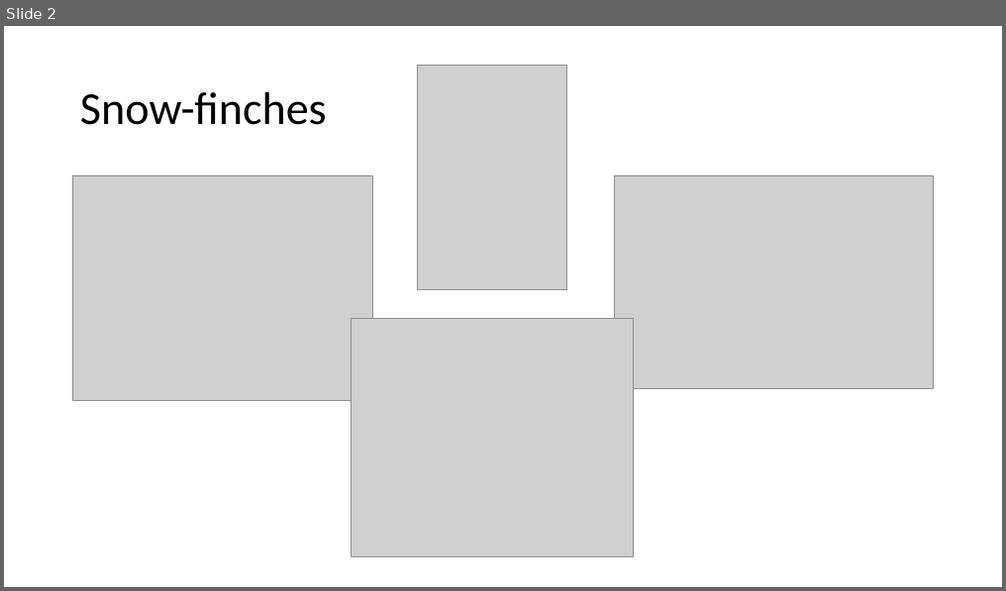
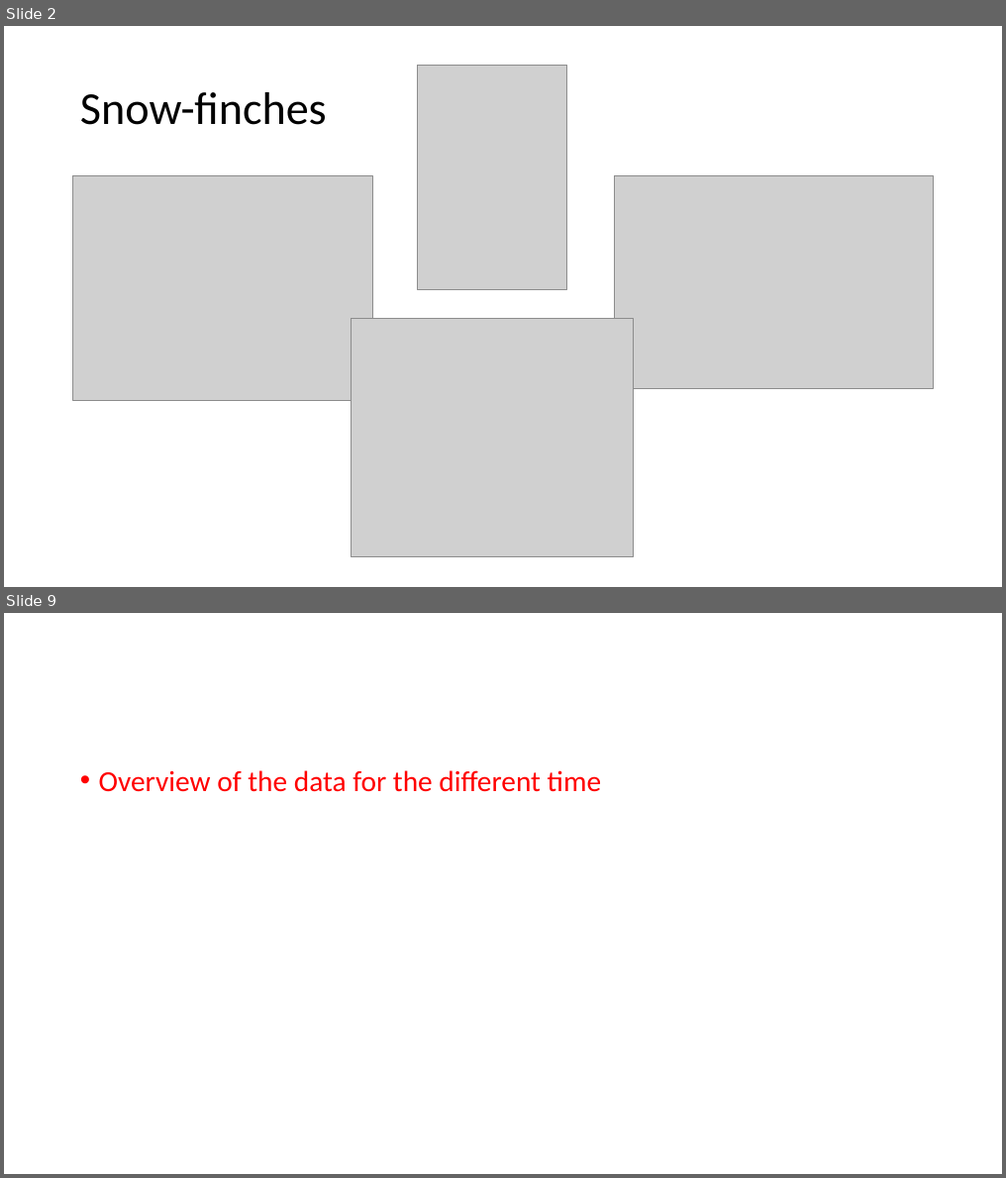
Before and after one commit to AlderCoder/Snow-finches, a slide deck: initial presentation.pptx. Shown one above the other, each under a label of ours: slide 2 before the commit, slides 2 and 9 after it; the slides between them are not shown. The pictures are 1006x591 and 1006x1178 pixels, drawn with LibreOffice and Linux fonts; fonts in the diff are those of the drawing; grey boxes stand for pictures. Boxes give left, top, right and bottom in pixels: in the first picture for what was removed or moved away, otherwise in the second. Text is boxed around its words. In the diff, an @@ line names an element or a change of style, - is before the commit and + after.

```diff
--- a/initial presentation.pptx
+++ b/initial presentation.pptx
@@ slide 9 added at [4,613,1002,1174], background #FFFFFF @@
@@ text added at [99,770,601,792], 28 pt, text #FF0000 @@
+• Overview of the data for the different time
```
Also in this commit, not shown: 5 slides changed, 4 other slides added, 1 other file.
